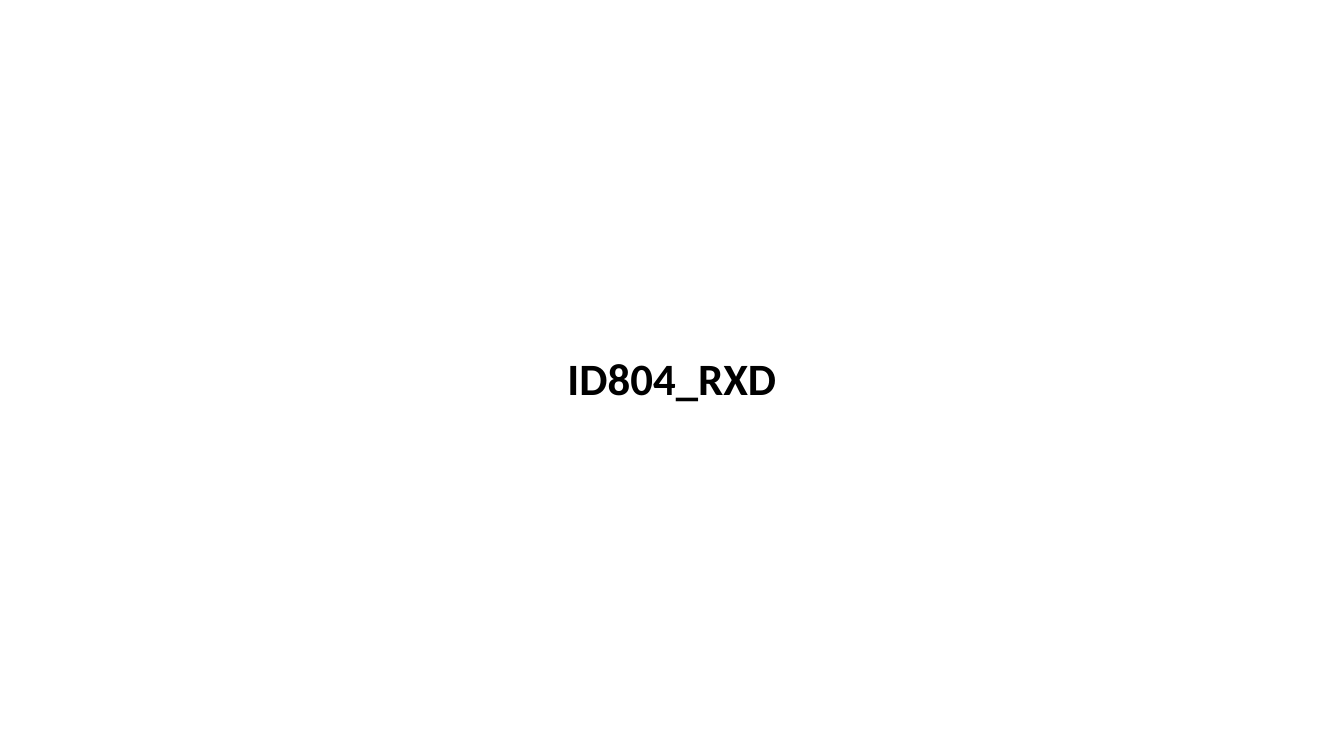
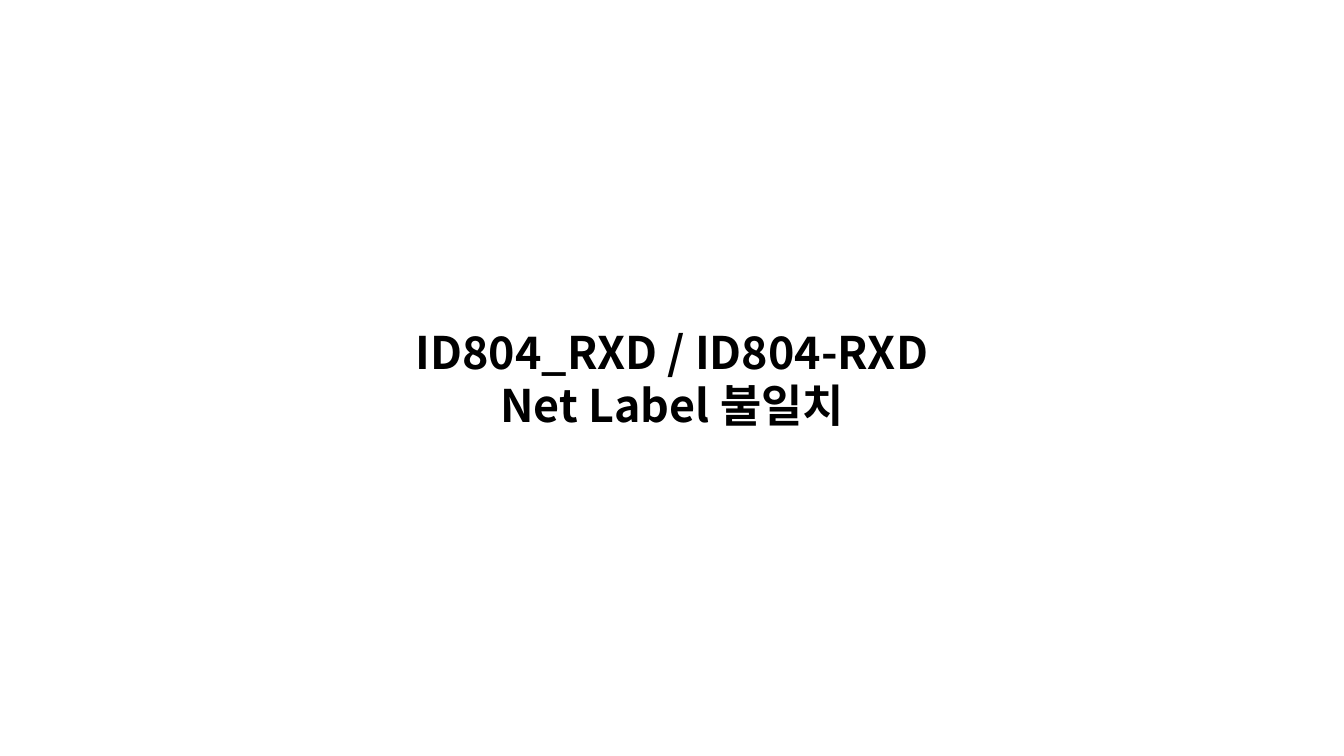
Before and after one commit to oio9595/Global_Technologies_FW, a slide deck: slide 9 of ID804/ID804_FA_Board/Docs/id804_fa_board_hw_issue_260908.pptx (slide 8 before the commit). Drawn at 1344x756 pixels with LibreOffice and Linux fonts; fonts in the diff are those of the drawing. Boxes give left, top, right and bottom in pixels: in the first picture for what was removed or moved away, otherwise in the second. Text is boxed around its words. In the diff, an @@ line names an element or a change of style, - is before the commit and + after.

```diff
--- a/ID804/ID804_FA_Board/Docs/id804_fa_board_hw_issue_260908.pptx
+++ b/ID804/ID804_FA_Board/Docs/id804_fa_board_hw_issue_260908.pptx
@@ title at bbox=[415, 335, 928, 426]: text changed; font Calibri to Noto Sans CJK KR @@
-ID804_RXD
+ID804_RXD / ID804-RXD
+Net Label 불일치
```
Also in this commit, not shown: 7 other slides changed, 5 slides added, 2 slides removed, 4 other files.
